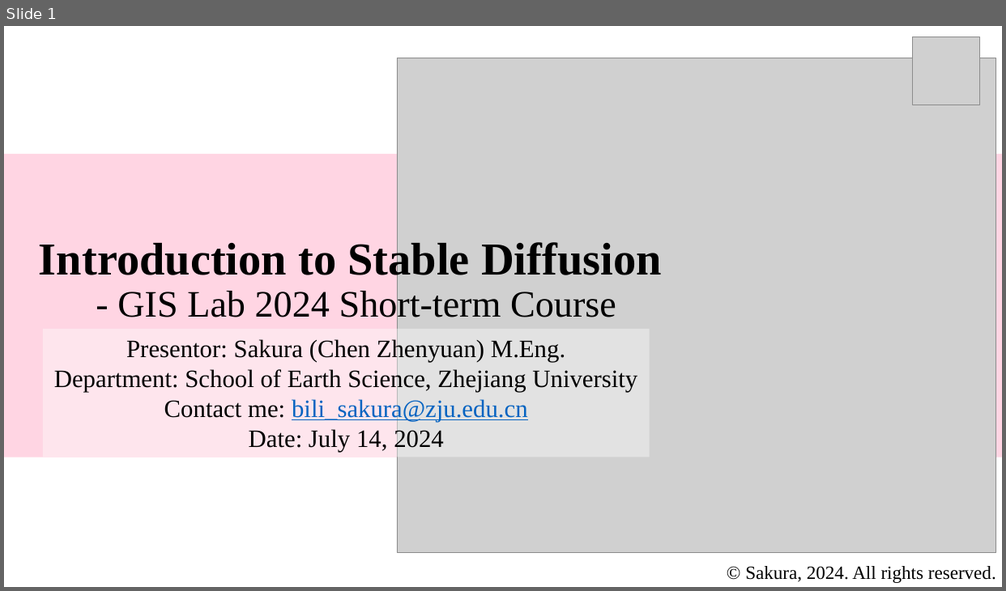
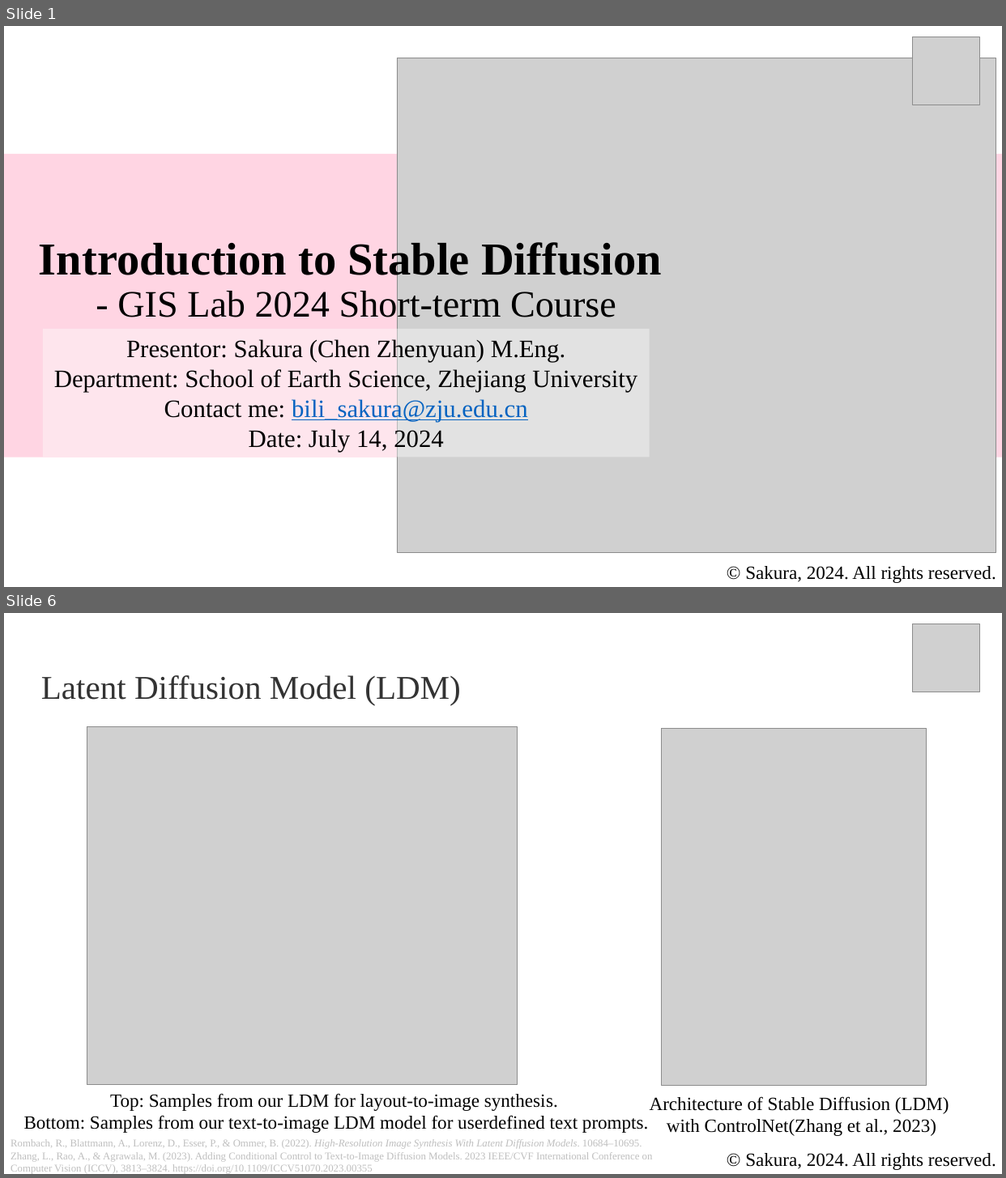
Before and after one commit to Bili-Sakura/GISLab-Short-Term-Course, a slide deck: lectures/Introduction_to_Stable_Diffusions_with_Codes.pptx. Shown one above the other, each under a label of ours: slide 1 before the commit, slides 1 and 6 after it; the slides between them are not shown. The pictures are 1006x591 and 1006x1178 pixels, drawn with LibreOffice and Linux fonts; fonts in the diff are those of the drawing; grey boxes stand for pictures. Boxes give left, top, right and bottom in pixels: in the first picture for what was removed or moved away, otherwise in the second. Text is boxed around its words. In the diff, an @@ line names an element or a change of style, - is before the commit and + after.

```diff
--- a/lectures/Introduction_to_Stable_Diffusions_with_Codes.pptx
+++ b/lectures/Introduction_to_Stable_Diffusions_with_Codes.pptx
@@ slide 6 added at (4, 613, 1002, 1174), background #FFFFFF @@
@@ picture added at (913, 624, 980, 692) @@
@@ text added at (41, 675, 461, 705), 32 pt, text #333333 @@
+  Latent Diffusion Model (LDM)
@@ picture added at (87, 727, 517, 1085) @@
@@ picture added at (662, 728, 927, 1086) @@
@@ text added at (24, 1093, 648, 1133), 18 pt, text #000000 @@
+Top: Samples from our LDM for layout-to-image synthesis.
+Bottom: Samples from our text-to-image LDM model for userdefined text prompts.
@@ text added at (650, 1097, 949, 1136), 18 pt, text #000000 @@
+Architecture of Stable Diffusion (LDM)
+with ControlNet(Zhang et al., 2023)
@@ text added at (10, 1139, 653, 1174), 10 pt, text #BFBFBF @@
+Rombach, R., Blattmann, A., Lorenz, D., Esser, P., & Ommer, B. (2022). High-Resolution Image Synthesis With Latent Diffusion Models. 10684–10695.
+Zhang, L., Rao, A., & Agrawala, M. (2023). Adding Conditional Control to Text-to-Image Diffusion Models. 2023 IEEE/CVF International Conference on Computer Vision (ICCV), 3813–3824. https://doi.org/10.1109/ICCV51070.2023.00355
@@ text added at (745, 1153, 996, 1170), 18 pt, text #000000 @@
+© Sakura, 2024. All rights reserved.
```
Also in this commit, not shown: 3 slides changed, 13 other slides added, 1 slide removed, 2 other files.
